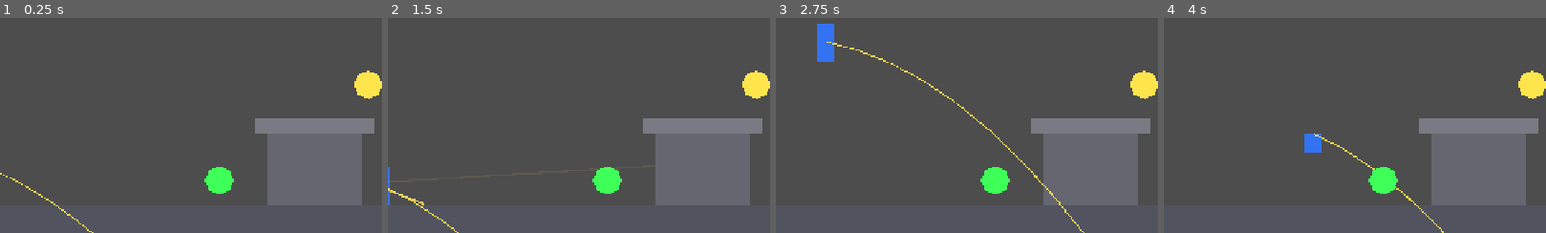
Above: before the commit, frames 1-4 (left to right).
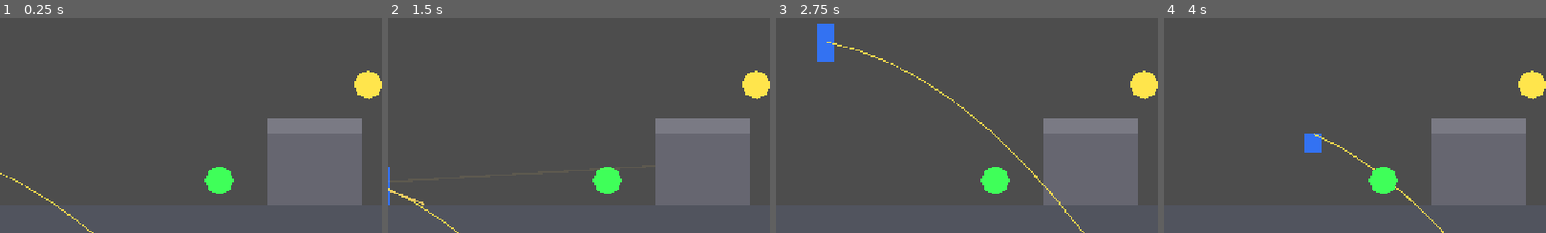
Above: after the commit, the same moments.

Repository: techafreshh/jetpack
Game: Godot game, scene res://scenes/match.tscn
Same seed, same stepped clock (60 frames per second), same inputs: the game is played once before the commit and once after it. This scene is started directly instead of the project's main scene.
Inputs (mouse positions are % of the whole screen's width and height, from its top left):
- Up to frame 1 (0.25 s): no input
- Up to frame 2 (1.5 s): tap Enter at 0.5 s; move the mouse to (72, 45) at 0.52 s; hold S (crouch) 0.53-1.28 s; hold D (move_right) from 0.53 s (still down); click (72, 45) at 0.67 s; tap W at 0.77 s; move the mouse to (30, 55) at 1.27 s; click (30, 55) at 1.35 s
- Up to frame 3 (2.75 s): tap W at 1.52 s; move the mouse to (60, 28) at 2.02 s; release D (move_right) at 2.03 s; hold A (move_left) from 2.03 s (still down); hold Space (fly) from 2.03 s (still down)
- Up to frame 4 (4 s): move the mouse to (45, 70) at 2.77 s; release A (move_left) at 2.78 s; release Space (fly) at 2.78 s; hold D (move_right) from 2.78 s (still down); tap G (throw_grenade) at 2.85 s; click (45, 70) at 2.92 s; tap W at 3.02, 3.77 s; move the mouse to (80, 65) at 3.52 s; hold S (crouch) from 3.53 s (still down)
The pictures show only the part of the screen within x 26-76%, y 12-62%; the shares and areas given below are measured in that part.

The runs differ from the first frame. In frame 1, 0.5% of the frame differs, in the area x 66-98%, y 46-54%; in frame 2, 0.5%; in frame 3, 0.5%; in frame 4, 0.5%.

Commit message:
Narrow bunker caps flush with blocks (200->160 wide)
BunkerWCap/BunkerECap were 200x24 plates over 160-wide blocks,
leaving a 20px lip per side. Shrink caps to 160x24 with matching
visual polygons so each bunker is a flush 160-wide column.

Add cap-flush assertions to test_arena.gd (cap size, centering,
edge coincidence, vertical stack).

Diff:
--- a/jetpack/scenes/arena/greybox.tscn
+++ b/jetpack/scenes/arena/greybox.tscn
@@ -64,13 +64,13 @@
 size = Vector2(160, 120)
 
 [sub_resource type="RectangleShape2D" id="RectangleShape2D_bunker_w_cap"]
-size = Vector2(200, 24)
+size = Vector2(160, 24)
 
 [sub_resource type="RectangleShape2D" id="RectangleShape2D_bunker_e"]
 size = Vector2(160, 120)
 
 [sub_resource type="RectangleShape2D" id="RectangleShape2D_bunker_e_cap"]
-size = Vector2(200, 24)
+size = Vector2(160, 24)
 
 [sub_resource type="RectangleShape2D" id="RectangleShape2D_wall_l"]
 size = Vector2(80, 2600)
@@ -303,7 +303,7 @@
 
 [node name="Visual" type="Polygon2D" parent="BunkerWCap"]
 color = Color(0.48, 0.48, 0.52, 1)
-polygon = PackedVector2Array(-100, -12, 100, -12, 100, 12, -100, 12)
+polygon = PackedVector2Array(-80, -12, 80, -12, 80, 12, -80, 12)
 
 [node name="BunkerE" type="StaticBody2D" parent="."]
 position = Vector2(1760, 340)
@@ -323,7 +323,7 @@
 
 [node name="Visual" type="Polygon2D" parent="BunkerECap"]
 color = Color(0.48, 0.48, 0.52, 1)
-polygon = PackedVector2Array(-100, -12, 100, -12, 100, 12, -100, 12)
+polygon = PackedVector2Array(-80, -12, 80, -12, 80, 12, -80, 12)
 
 [node name="WallL" type="StaticBody2D" parent="."]
 position = Vector2(-880, -300)
--- a/jetpack/tests/test_arena.gd
+++ b/jetpack/tests/test_arena.gd
@@ -162,6 +162,36 @@
 			check(absf(gleft - float(gap_west[i])) <= 1.0, "%s left edge spans gap west %f (got %f)" % [gap_names[i], float(gap_west[i]), gleft])
 			check(absf(gright - float(gap_east[i])) <= 1.0, "%s right edge spans gap east %f (got %f)" % [gap_names[i], float(gap_east[i]), gright])
 
+	var bunker_blocks: Array = ["BunkerW", "BunkerE"]
+	var bunker_caps: Array = ["BunkerWCap", "BunkerECap"]
+	for i in 2:
+		var blk := grey.get_node_or_null(bunker_blocks[i]) as StaticBody2D
+		var cap := grey.get_node_or_null(bunker_caps[i]) as StaticBody2D
+		check(blk != null, "%s exists for cap-flush check" % bunker_blocks[i])
+		check(cap != null, "%s exists for cap-flush check" % bunker_caps[i])
+		if blk == null or cap == null:
+			continue
+		var blk_col := blk.get_node_or_null("Collision") as CollisionShape2D
+		var cap_col := cap.get_node_or_null("Collision") as CollisionShape2D
+		check(cap_col != null and cap_col.shape is RectangleShape2D, "%s has RectangleShape2D collision" % bunker_caps[i])
+		if blk_col == null or not (blk_col.shape is RectangleShape2D) or cap_col == null or not (cap_col.shape is RectangleShape2D):
+			continue
+		var blk_size := (blk_col.shape as RectangleShape2D).size
+		var cap_size := (cap_col.shape as RectangleShape2D).size
+		check(absf(cap_size.x - 160.0) <= 1.0 and absf(cap_size.y - 24.0) <= 1.0, "%s collision is 160x24 (got %s)" % [bunker_caps[i], str(cap_size)])
+		var blk_pos := (blk as Node2D).position
+		var cap_pos := (cap as Node2D).position
+		check(absf(cap_pos.x - blk_pos.x) <= 1.0, "%s centered on %s (cap x=%f block x=%f)" % [bunker_caps[i], bunker_blocks[i], cap_pos.x, blk_pos.x])
+		var cap_left := cap_pos.x - cap_size.x * 0.5
+		var cap_right := cap_pos.x + cap_size.x * 0.5
+		var blk_left := blk_pos.x - blk_size.x * 0.5
+		var blk_right := blk_pos.x + blk_size.x * 0.5
+		check(absf(cap_left - blk_left) <= 1.0, "%s left flush with %s left (cap=%f block=%f)" % [bunker_caps[i], bunker_blocks[i], cap_left, blk_left])
+		check(absf(cap_right - blk_right) <= 1.0, "%s right flush with %s right (cap=%f block=%f)" % [bunker_caps[i], bunker_blocks[i], cap_right, blk_right])
+		var cap_bottom := cap_pos.y + cap_size.y * 0.5
+		var blk_top := blk_pos.y - blk_size.y * 0.5
+		check(absf(cap_bottom - blk_top) <= 1.0, "%s bottom stacked on %s top (bottom=%f top=%f)" % [bunker_caps[i], bunker_blocks[i], cap_bottom, blk_top])
+
 	var fa := FileAccess.open("res://scenes/arena/greybox.tscn", FileAccess.READ)
 	if fa != null:
 		var text := fa.get_as_text()
